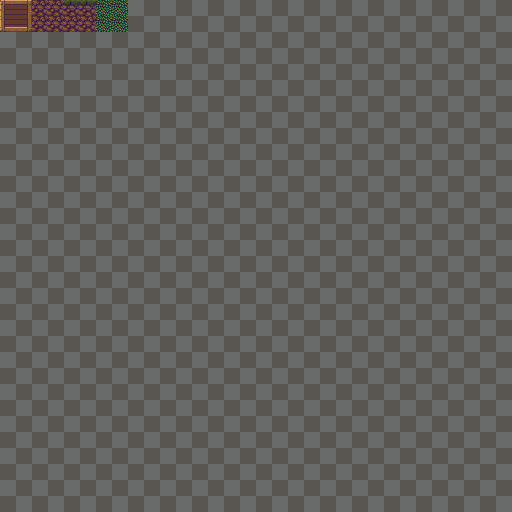
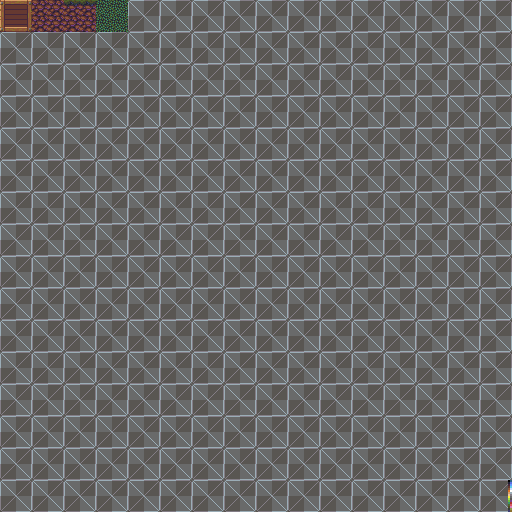
Before/after of a 512×512 layered artwork. What changed in the layer stack:
renamed "Background" to "db32_ColorPalette", moved it above "Grass", painted on it over [left=0, top=0, right=512, bottom=512]
renamed "Ref" to "32x Tile Zones", showed it, moved it above "16x Grid", painted on it over [left=0, top=0, right=512, bottom=512]
